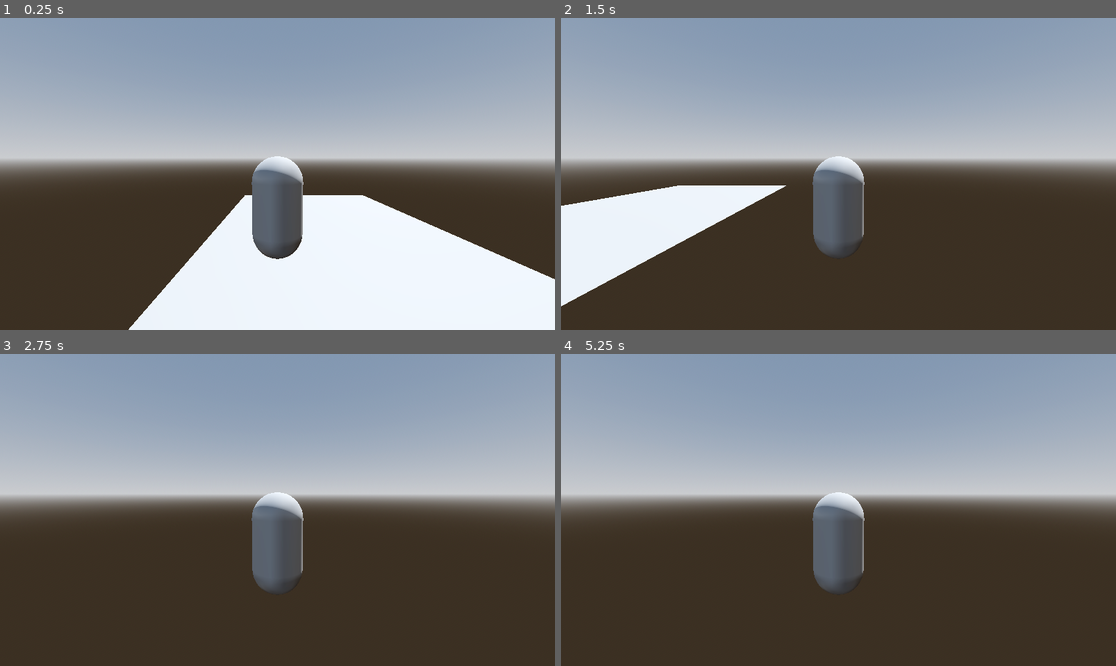
Above: before the commit, frames 1-4 (two rows, left to right).
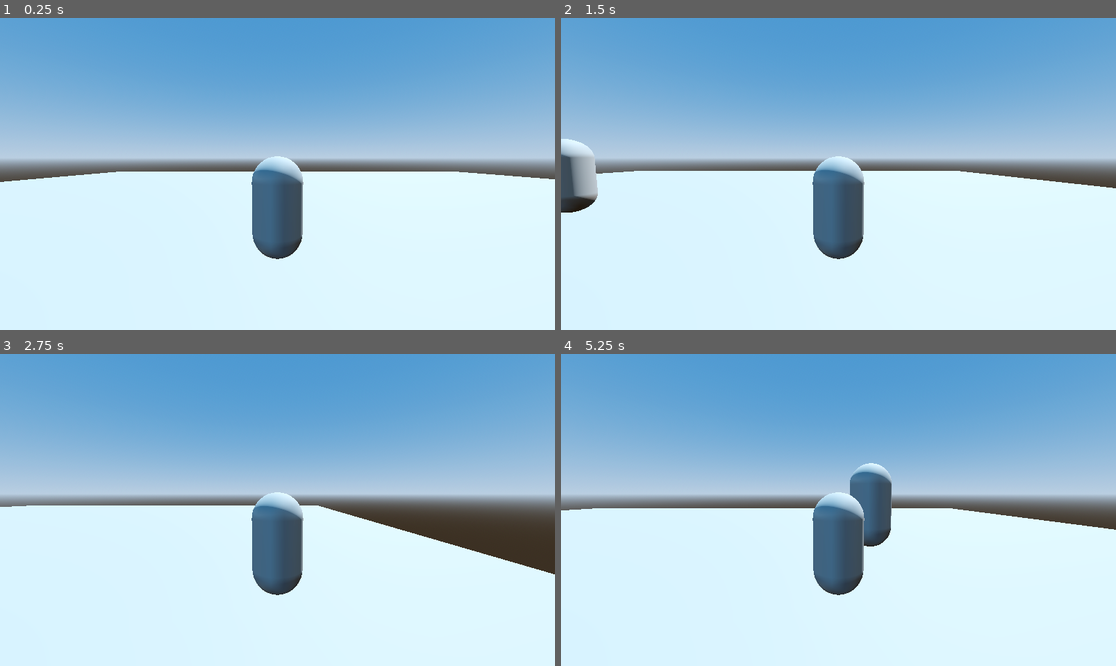
Above: after the commit, the same moments.

Repository: Zackoob/Zombie-Horde-Game
Game: Godot game, scene res://world/world.tscn
Two runs of this game, one before a commit and one after it. Both use one fixed random seed, a clock stepped at 60 frames per second and the inputs below.
Inputs:
- Up to frame 1 (0.25 s): no input
- Up to frame 2 (1.5 s): tap Enter at 0.5 s; hold D (right) 0.53-1.28 s; tap Space (jump) at 0.77 s; hold S (backward) from 1.28 s (still down)
- Up to frame 3 (2.75 s): tap Space (jump) at 1.52 s; release S (backward) at 2.03 s; hold D (right) from 2.03 s (still down)
- Up to frame 4 (5.25 s): release D (right) at 2.78 s; hold W (forward) 2.78-3.53 s; tap Space (jump) at 3.02, 3.5, 3.77, 4.52 s; hold A (left) 3.53-5.03 s; hold S (backward) from 5.03 s (still down)

The runs differ from the first frame. In frame 1, 66% of the frame differs, in the area x 0-100%, y 0-100%; in frame 2, 82%; in frame 3, 85%; in frame 4, 88%.

Commit message:
Basic enemy movement

Diff:
--- a/zombie-game-project-thingy/project.godot
+++ b/zombie-game-project-thingy/project.godot
@@ -42,3 +42,8 @@
 "events": [Object(InputEventKey,"resource_local_to_scene":false,"resource_name":"","device":-1,"window_id":0,"alt_press …(191 unchanged characters)…
 ]
 }
+DEBUG_alert={
+"deadzone": 0.2,
+"events": [Object(InputEventKey,"resource_local_to_scene":false,"resource_name":"","device":-1,"window_id":0,"alt_pressed":false,"shift_pressed":false,"ctrl_pressed":false,"meta_pressed":false,"pressed":false,"keycode":0,"physical_keycode":69,"key_label":0,"unicode":101,"location":0,"echo":false,"script":null)
+]
+}
--- a/zombie-game-project-thingy/world/world.tscn
+++ b/zombie-game-project-thingy/world/world.tscn
@@ -1,10 +1,12 @@
-[gd_scene load_steps=7 format=3 uid="uid://dtwcxekmoaf4g"]
+[gd_scene load_steps=10 format=3 uid="uid://dtwcxekmoaf4g"]
 
 [ext_resource type="PackedScene" uid="uid://ciyxmm6ty5ja7" path="res://player/player.tscn" id="1_6xmxd"]
+[ext_resource type="PackedScene" uid="uid://dcbj2dirjmx43" path="res://zombie/zombie.tscn" id="2_tcf2h"]
 
 [sub_resource type="ProceduralSkyMaterial" id="ProceduralSkyMaterial_6xmxd"]
-sky_horizon_color = Color(0.66224277, 0.6717428, 0.6867428, 1)
-ground_horizon_color = Color(0.66224277, 0.6717428, 0.6867428, 1)
+sky_top_color = Color(0.23240012, 0.46151352, 0.695035, 1)
+sky_horizon_color = Color(0.5890287, 0.68151927, 0.78184885, 1)
+ground_horizon_color = Color(0.5882353, 0.68235296, 0.78039217, 1)
 
 [sub_resource type="Sky" id="Sky_tcf2h"]
 sky_material = SubResource("ProceduralSkyMaterial_6xmxd")
@@ -14,6 +16,12 @@
 sky = SubResource("Sky_tcf2h")
 tonemap_mode = 2
 glow_enabled = true
+
+[sub_resource type="ConcavePolygonShape3D" id="ConcavePolygonShape3D_tcf2h"]
+data = PackedVector3Array(-2.5, 1.5, 2.5, 2.5, 1.5, 2.5, -2.5, -1.5, 2.5, 2.5, 1.5, 2.5, 2.5, -1.5, 2.5, -2.5, -1.5, 2.5, 2.5, 1.5, -2.5, -2.5, 1.5, -2.5, 2.5, -1.5, -2.5, -2.5, 1.5, -2.5, -2.5, -1.5, -2.5, 2.5, -1.5, -2.5, 2.5, 1.5, 2.5, 2.5, 1.5, -2.5, 2.5, -1.5, 2.5, 2.5, 1.5, -2.5, 2.5, -1.5, -2.5, 2.5, -1.5, 2.5, -2.5, 1.5, -2.5, -2.5, 1.5, 2.5, -2.5, -1.5, -2.5, -2.5, 1.5, 2.5, -2.5, -1.5, 2.5, -2.5, -1.5, -2.5, 2.5, 1.5, 2.5, -2.5, 1.5, 2.5, 2.5, 1.5, -2.5, -2.5, 1.5, 2.5, -2.5, 1.5, -2.5, 2.5, 1.5, -2.5, -2.5, -1.5, 2.5, 2.5, -1.5, 2.5, -2.5, -1.5, -2.5, 2.5, -1.5, 2.5, 2.5, -1.5, -2.5, -2.5, -1.5, -2.5)
+
+[sub_resource type="BoxMesh" id="BoxMesh_tcf2h"]
+size = Vector3(5, 3, 5)
 
 [sub_resource type="PlaneMesh" id="PlaneMesh_tcf2h"]
 
@@ -30,18 +38,38 @@
 shadow_enabled = true
 directional_shadow_max_distance = 1.0
 
-[node name="Node3D" parent="." instance=ExtResource("1_6xmxd")]
+[node name="Player" parent="." instance=ExtResource("1_6xmxd")]
 transform = Transform3D(1, 0, 0, 0, 1, 0, 0, 0, 1, -1.40071, 0, 0.866003)
 acceleration = 20.0
+
+[node name="StaticBody3D3" type="StaticBody3D" parent="."]
+transform = Transform3D(1, 0, 0, 0, 1, 0, 0, 0, 1, 0, 1.5, 10.208)
+
+[node name="CollisionShape3D" type="CollisionShape3D" parent="StaticBody3D3"]
+shape = SubResource("ConcavePolygonShape3D_tcf2h")
+
+[node name="MeshInstance3D" type="MeshInstance3D" parent="StaticBody3D3/CollisionShape3D"]
+mesh = SubResource("BoxMesh_tcf2h")
+skeleton = NodePath("../../../StaticBody3D2")
+
+[node name="StaticBody3D2" type="StaticBody3D" parent="."]
+transform = Transform3D(1, 0, 0, 0, 1, 0, 0, 0, 1, 0.002, -1.303503, 0)
+
+[node name="MeshInstance3D" type="MeshInstance3D" parent="StaticBody3D2"]
+transform = Transform3D(24.161491, 0, 0, 0, 1, 0, 0, 0, 25.005262, -0.001, 0.6517515, 0)
+mesh = SubResource("PlaneMesh_tcf2h")
 
 [node name="StaticBody3D" type="StaticBody3D" parent="."]
 transform = Transform3D(1, 0, 0, 0, 1, 0, 0, 0, 1, 0.001, -0.6517515, 0)
 
-[node name="MeshInstance3D" type="MeshInstance3D" parent="StaticBody3D"]
-transform = Transform3D(3.11813, 0, 0, 0, 1, 0, 0, 0, 5.8273, -0.001, 0.6517515, 0)
+[node name="CollisionShape3D" type="CollisionShape3D" parent="StaticBody3D"]
+transform = Transform3D(24.161493, 0, 0, 0, 1, 0, 0, 0, 25.005264, -0.001, 0.6517515, 0)
+shape = SubResource("ConcavePolygonShape3D_6xmxd")
+
+[node name="MeshInstance3D" type="MeshInstance3D" parent="StaticBody3D/CollisionShape3D"]
+transform = Transform3D(0.99999994, 0, 0, 0, 1, 0, 0, 0, 0.99999994, 0, 0, 0)
 mesh = SubResource("PlaneMesh_tcf2h")
-skeleton = NodePath("../..")
+skeleton = NodePath("../../..")
 
-[node name="CollisionShape3D" type="CollisionShape3D" parent="StaticBody3D"]
-transform = Transform3D(3.11813, 0, 0, 0, 1, 0, 0, 0, 5.8273, -0.001, 0.6517515, 0)
-shape = SubResource("ConcavePolygonShape3D_6xmxd")
+[node name="Zombie" parent="." instance=ExtResource("2_tcf2h")]
+transform = Transform3D(1, 0, 0, 0, 1, 0, 0, 0, 1, -13.166057, 0, -0.5973695)
--- /dev/null
+++ b/zombie-game-project-thingy/zombie/zombie.gd
@@ -0,0 +1,13 @@
+extends CharacterBody3D
+
+@onready var player = get_node("../Player")
+@export var speed : float = 8.0
+
+func _physics_process(delta: float) -> void:
+	var player_pos : Vector3 = player.position
+
+	var direction : Vector3 = (player_pos - self.position).normalized()
+
+	velocity = direction * speed
+
+	move_and_slide()
--- /dev/null
+++ b/zombie-game-project-thingy/zombie/zombie.tscn
@@ -0,0 +1,18 @@
+[gd_scene load_steps=4 format=3 uid="uid://dcbj2dirjmx43"]
+
+[ext_resource type="Script" uid="uid://c2xdr01spnk8u" path="res://zombie/zombie.gd" id="1_q7r7n"]
+
+[sub_resource type="CapsuleShape3D" id="CapsuleShape3D_q7r7n"]
+
+[sub_resource type="CapsuleMesh" id="CapsuleMesh_fsm1j"]
+
+[node name="Zombie" type="CharacterBody3D"]
+script = ExtResource("1_q7r7n")
+
+[node name="CollisionShape3D" type="CollisionShape3D" parent="."]
+transform = Transform3D(1, 0, 0, 0, 1, 0, 0, 0, 1, 0, 1, 0)
+shape = SubResource("CapsuleShape3D_q7r7n")
+
+[node name="MeshInstance3D" type="MeshInstance3D" parent="CollisionShape3D"]
+mesh = SubResource("CapsuleMesh_fsm1j")
+skeleton = NodePath("../..")
Not shown, added: zombie-game-project-thingy/zombie/zombie.gd.uid
